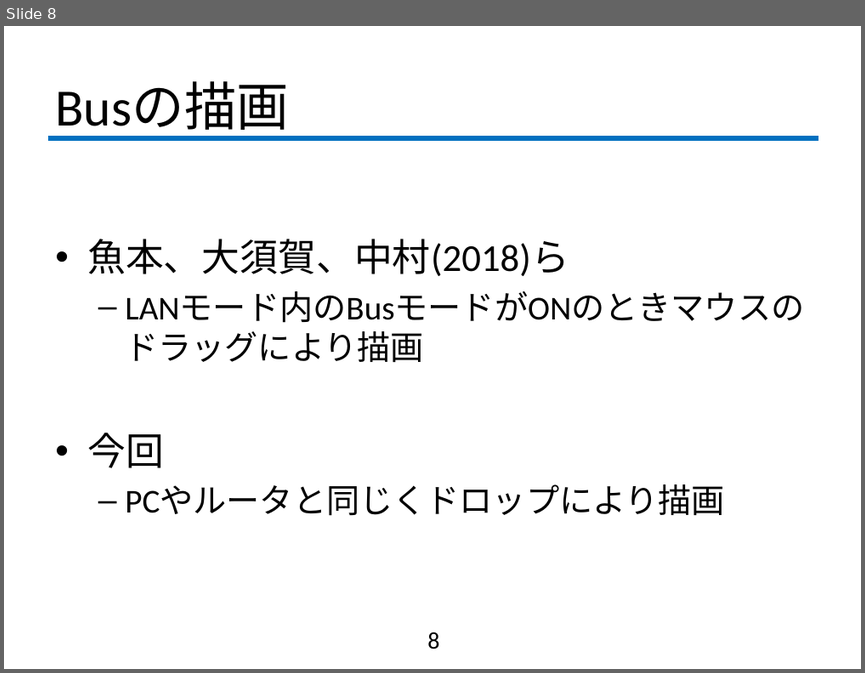
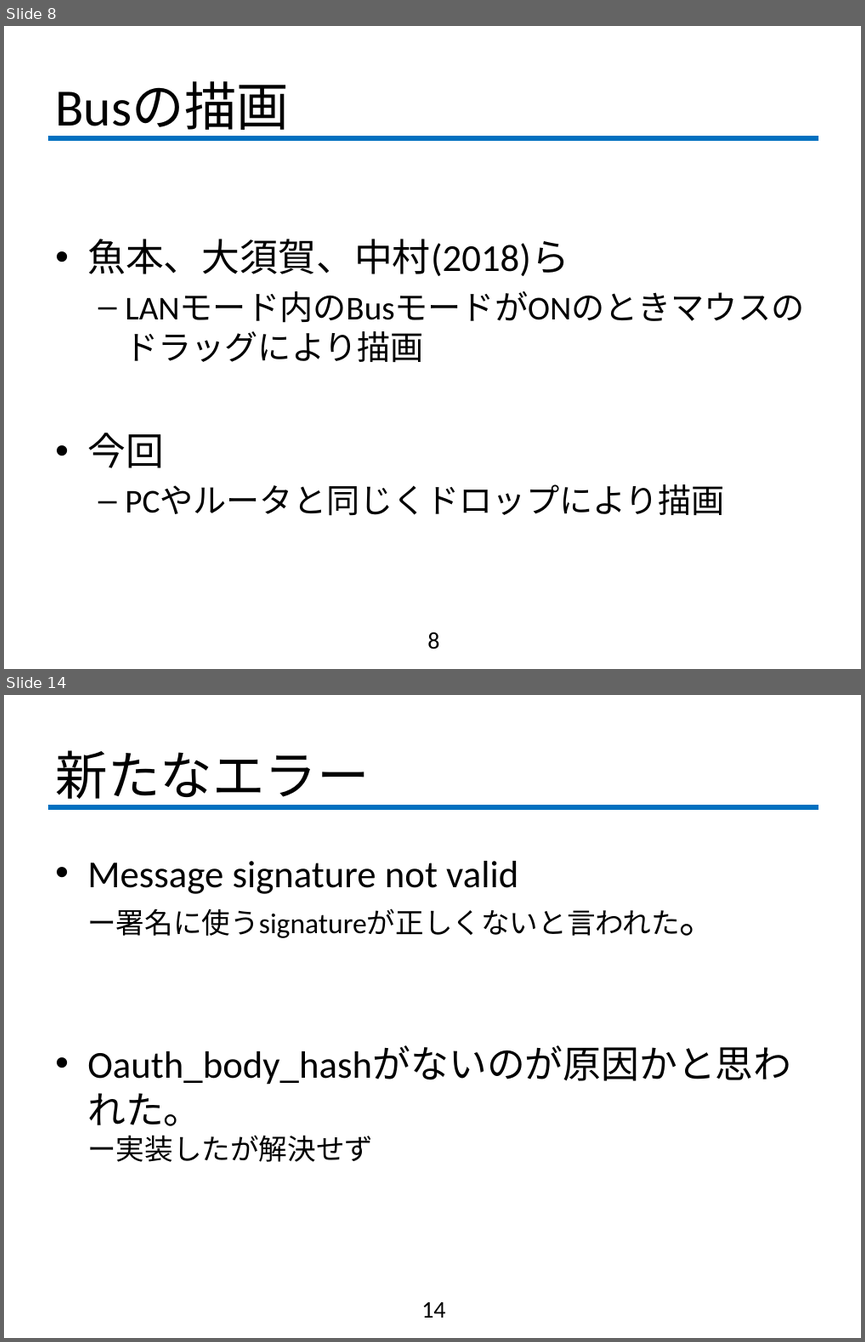
Before and after one commit to fujiLabo/fuji_simu, a slide deck: 1203(numa)進捗.pptx. Shown one above the other, each under a label of ours: slide 8 before the commit, slides 8 and 14 after it; the slides between them are not shown. The pictures are 865x673 and 865x1342 pixels, drawn with LibreOffice and Linux fonts; fonts in the diff are those of the drawing; background and template pictures are left out. Boxes give left, top, right and bottom in pixels: in the first picture for what was removed or moved away, otherwise in the second. Text is boxed around its words. In the diff, an @@ line names an element or a change of style, - is before the commit and + after.

```diff
--- a/1203(numa)進捗.pptx
+++ b/1203(numa)進捗.pptx
@@ slide 14 added at (4, 695, 861, 1338), background #FFFFFF; not listed: 1 template element that a slide beside it also shows @@
@@ title added at (55, 750, 370, 808), 44 pt, text #000000 @@
+新たなエラー
@@ text added at (87, 861, 791, 1162), 32 pt, text #000000 @@
+• Message signature not valid
+  ー署名に使うsignatureが正しくないと言われた。
+• Oauth_body_hashがないのが原因かと思われた。
+  ー実装したが解決せず
@@ page number added at (421, 1302, 445, 1317), 20 pt, text #000000 @@
+14
```
Also in this commit, not shown: 2 slides changed, 5 other slides added, 2 other files.
